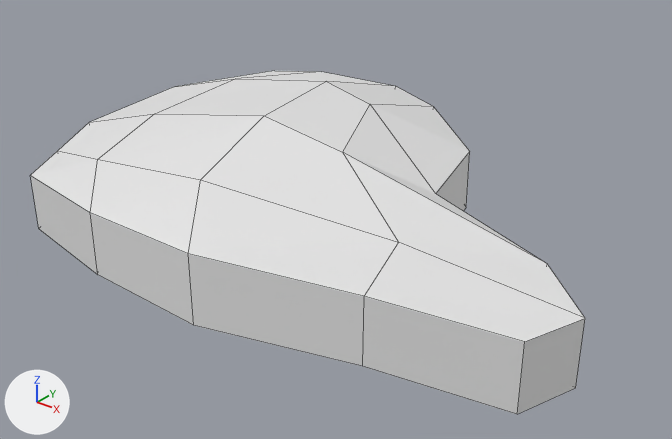
Renders of the Blender file MazeRunner/models/food/food.blend from each side of a commit.
Camera for both pictures: a 50 mm camera at (2.3, -2.3, 1.54) aimed at (0.37, 0.11, 0.05). The axes (+X, +Y, +Z) are drawn at lower left. The lights are the same throughout. Mesh edges are drawn as thin lines.
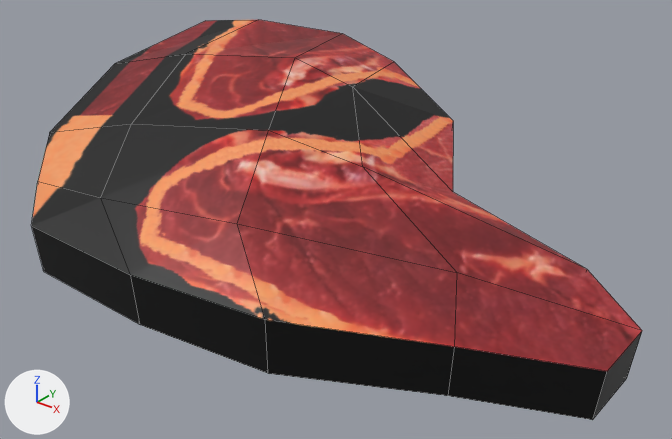
Commit message: food model

Boxes [x1, y1, x2, y2] around the edits, measured in the pictures (672 x 439 px):
'Plane', recoloured, turned (white to black): before [31, 71, 585, 414]; after [32, 20, 642, 420]

Edits to the bpy script that builds the scene:
```text
Add img_food512_png:
    img_food512_png = load_image('food512.png', 'food512.png', 512, 512, 'sRGB')
Add mat_food512_png:
    mat_food512_png = principled_material('food512.png')
    mat_food512_png.texture = img_food512_png
Change me_plane:
    where me_plane.from_pydata(...)  # 50 vertices, 48 faces; spans x -0.79..1.5, y -0.67..1.01, z 0.0..0.43
    add me_plane.materials.append(mat_food512_png)  # picture img_food512_png
Change ob_plane:
    ob_plane.rotation_euler: (0.0, 0.0, 0.0) -> (0.236, 0.107, 0.289)  # degrees (0, 0, 0) -> degrees (14, 6.1, 17)
```
